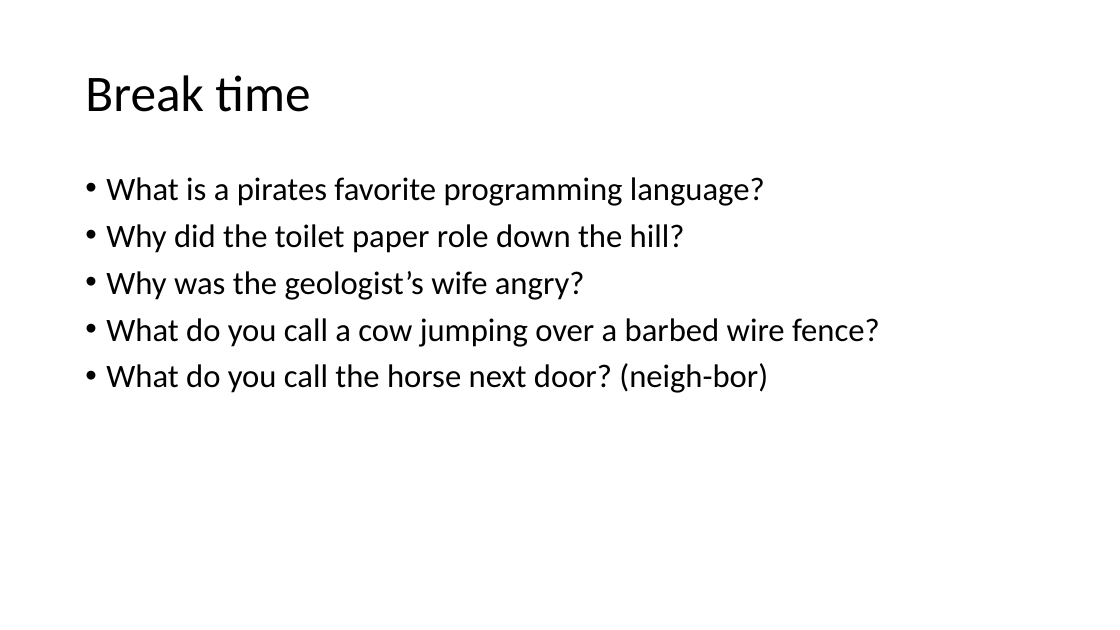
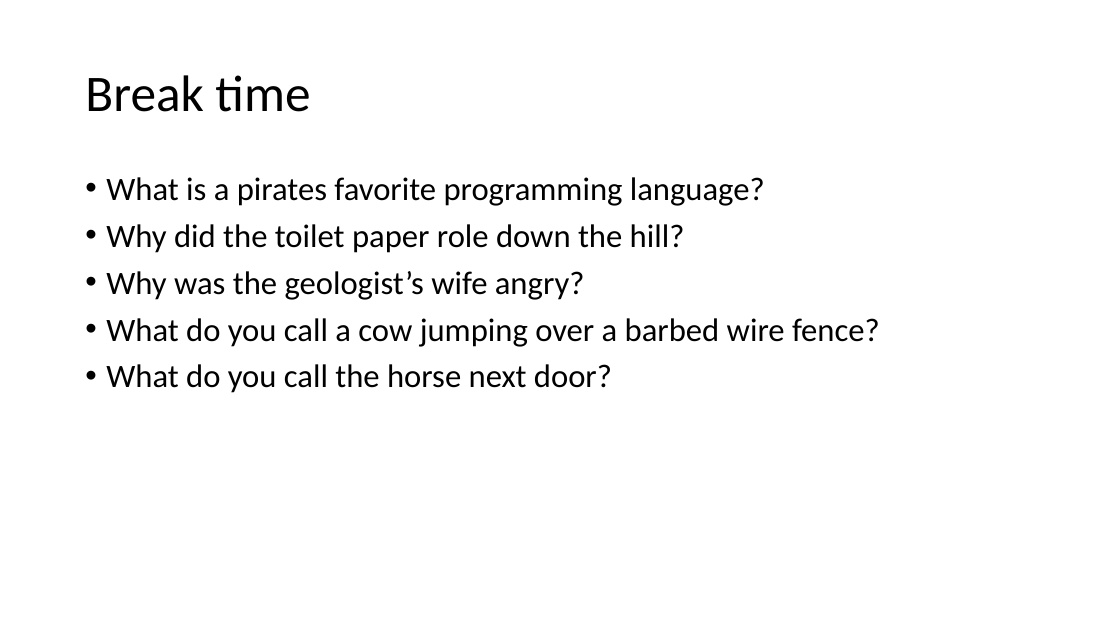
Before and after one commit to ter56/September2_2021_class, a slide deck: slide 34 of AdditiveModels_9_2_2021.pptx (slide 31 before the commit). Drawn at 1120x630 pixels with LibreOffice and Linux fonts; fonts in the diff are those of the drawing. Boxes give left, top, right and bottom in pixels: in the first picture for what was removed or moved away, otherwise in the second. Text is boxed around its words. In the diff, an @@ line names an element or a change of style, - is before the commit and + after.

```diff
--- a/AdditiveModels_9_2_2021.pptx
+++ b/AdditiveModels_9_2_2021.pptx
@@ text at [106, 364, 612, 393]: text changed @@
-• What do you call the horse next door? (neigh-bor)
+• What do you call the horse next door?
```
Also in this commit, not shown: 10 other slides changed, 4 slides added, 2 slides removed, 1 other file.
